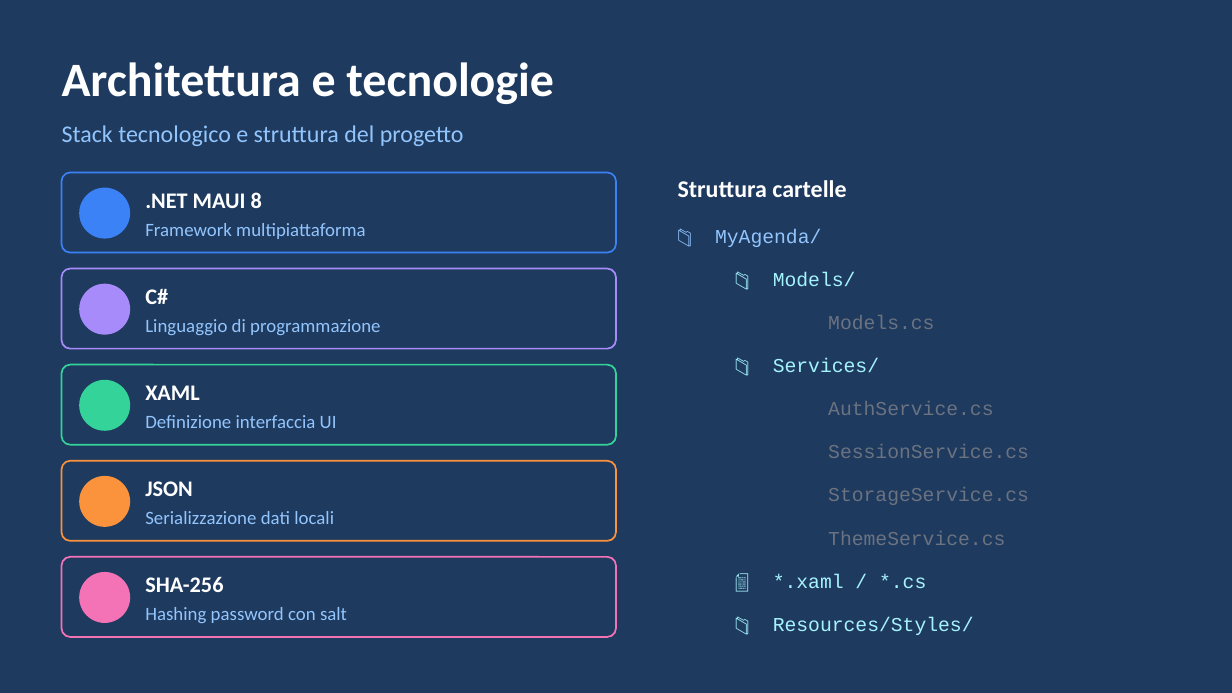
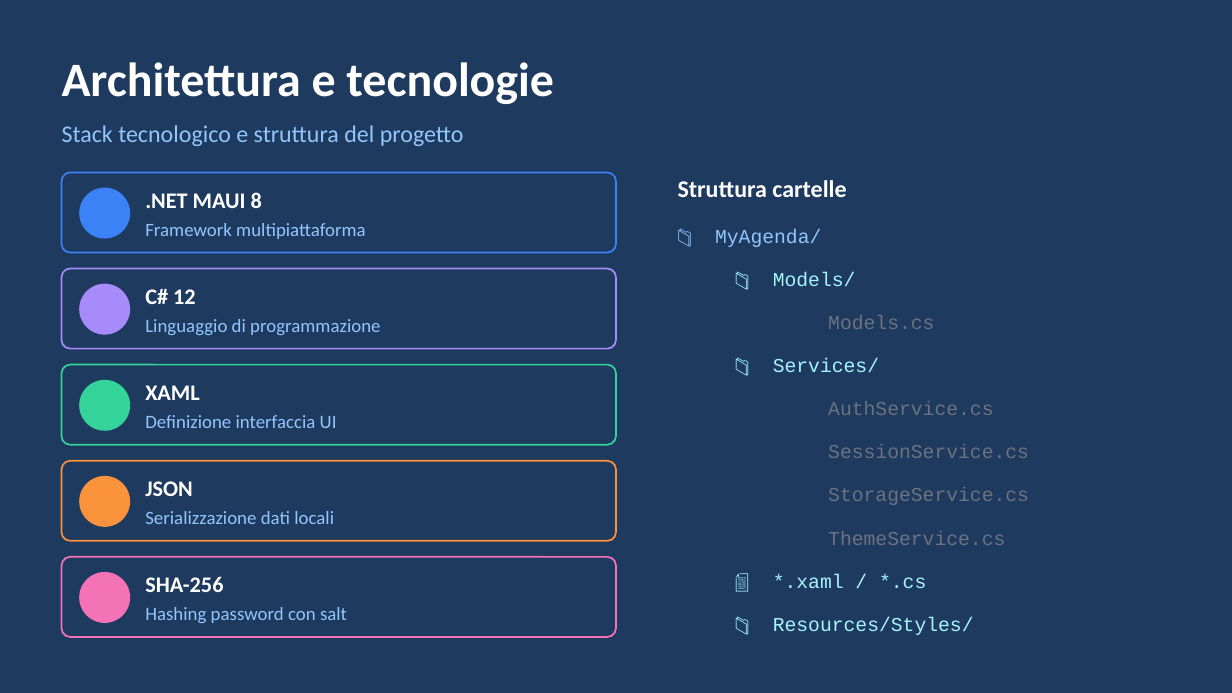
Before and after one commit to DavidSte08/Modulo322, a slide deck: slide 5 of 3_Allegati/Presentazione/MyAgenda.pptx. Drawn at 1232x693 pixels with LibreOffice and Linux fonts; fonts in the diff are those of the drawing. Boxes give left, top, right and bottom in pixels: in the first picture for what was removed or moved away, otherwise in the second. Text is boxed around its words. In the diff, an @@ line names an element or a change of style, - is before the commit and + after.

Commit message:
Presentazione

```diff
--- a/3_Allegati/Presentazione/MyAgenda.pptx
+++ b/3_Allegati/Presentazione/MyAgenda.pptx
@@ text at (x1=145, y1=289, x2=195, y2=304): text changed @@
-C#
+C# 12
```
